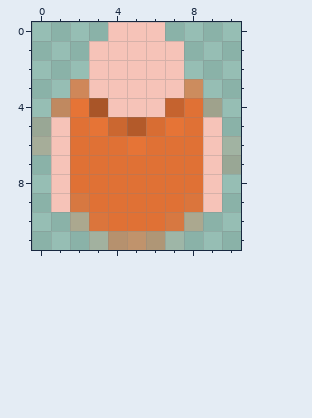
Pixel-art sprite: assets/gfx/body-customer.png. Above is the file before it was changed.
The file is 11x12 pixels. Pixels under 10% opacity are left out. Colours within 5 levels of each other are drawn and written as one.
And afterwards:
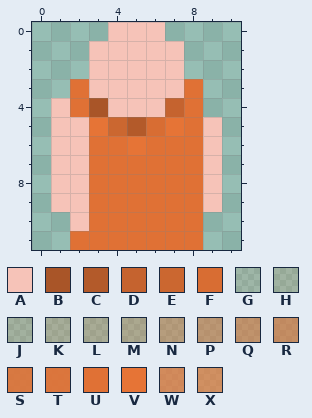
Palette (. is transparent): A #f6c3b8  B #a95528  C #b35a2a  D #c5632f  E #cb6730  F #d86d33  G #e071351b  H #e0713525  J #e071352b  K #e0713537  L #e071353f  M #e071354a  N #e071356e  P #e0713581  Q #e0713590  R #e07135a0  S #e07135e5  T #e07135ef  U #e07135  V #e67436  W #eb7638b5  X #ed7838a9
Difference:
@@ x 0..10 @@
  2 ...AAAAA...
- 3 ..WAAAAAX..
- 4 .RVBAAADUL.
- 5 JAUVECFVUA.
- 6 KAUUUVUUUAH
- 7 .AUUUUUUUAJ
- 8 .AUUUUUUUA.
- 9 .ASUUUUUTA.
-10 ..MTUUUSM..
-11 ...JPQNG...
+ 3 ..UAAAAAU..
+ 4 .AUBAAADU..
+ 5 .AAVECFVUA.
+ 6 .AAUUVUUUA.
+ 7 .AAUUUUUUA.
+ 8 .AAUUUUUUA.
+ 9 .AAUUUUUUA.
+10 ..AUUUUUU..
+11 ..UUUUUUU..
